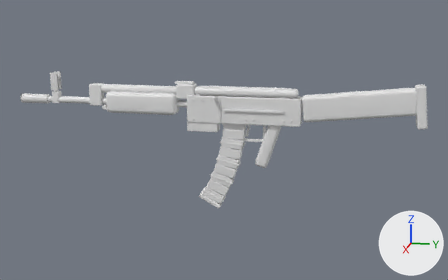
The Blender file assets_src/build/AK47.blend, before and after one commit.
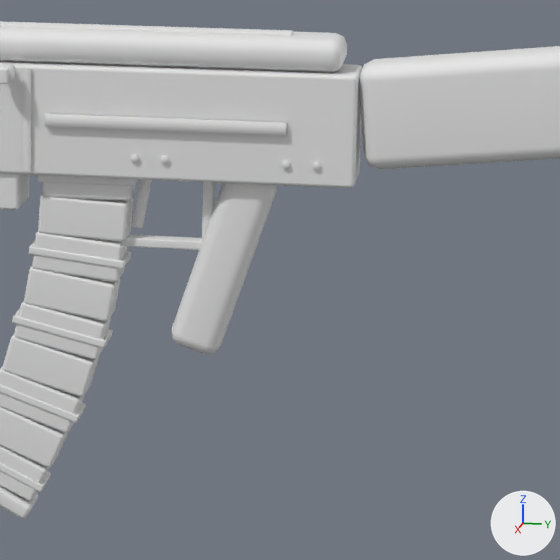
Each version appears first whole from a 50 mm lens placed at (1.637, 0.222, 0.384), pointed at (-0.001, -0.106, -0.025), and next in a close-up on the part from 48% to 78% of the width and 29% to 78% of the height. Every picture has the same lights, and +X, +Y and +Z are marked at lower right. The older version's two pictures come first.

The first close-up shows 'AK47'.
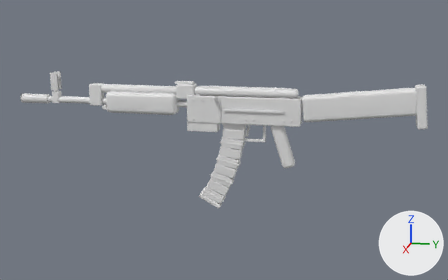
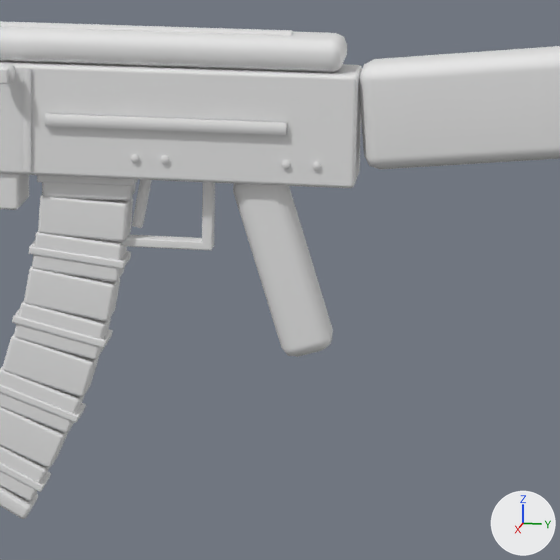
Diff of the bpy script that builds the scene:
```diff
--- a/assets_src/build/AK47.blend.py
+++ b/assets_src/build/AK47.blend.py
@@ me_cube @@
 me_cube.from_pydata(...)  # 2244 vertices, 2002 faces; spans x -0.025..0.042, y -0.703..0.427, z -0.222..0.15
 # used by ob_ak47; location = (0.0, 0.0, 0.0)
+# me_cube part 1: the loose piece of 56 vertices spanning x -0.015..0.015, y -0.017..0.051, z -0.097..0.032 is turned 36 degrees about the x axis through its middle, then moved by (0.0, 0.04, 0.002)
 me_cube.materials.append(mat_rifle_metal)
```

What differs and where, as boxes [x1, y1, x2, y2] in the close-ups (560 x 560 px; the box of a moved part takes in the faces that stretch with it):
part 1 of me_cube, moved or reshaped
    before: [172, 183, 277, 354]
    after: [233, 184, 333, 357]
